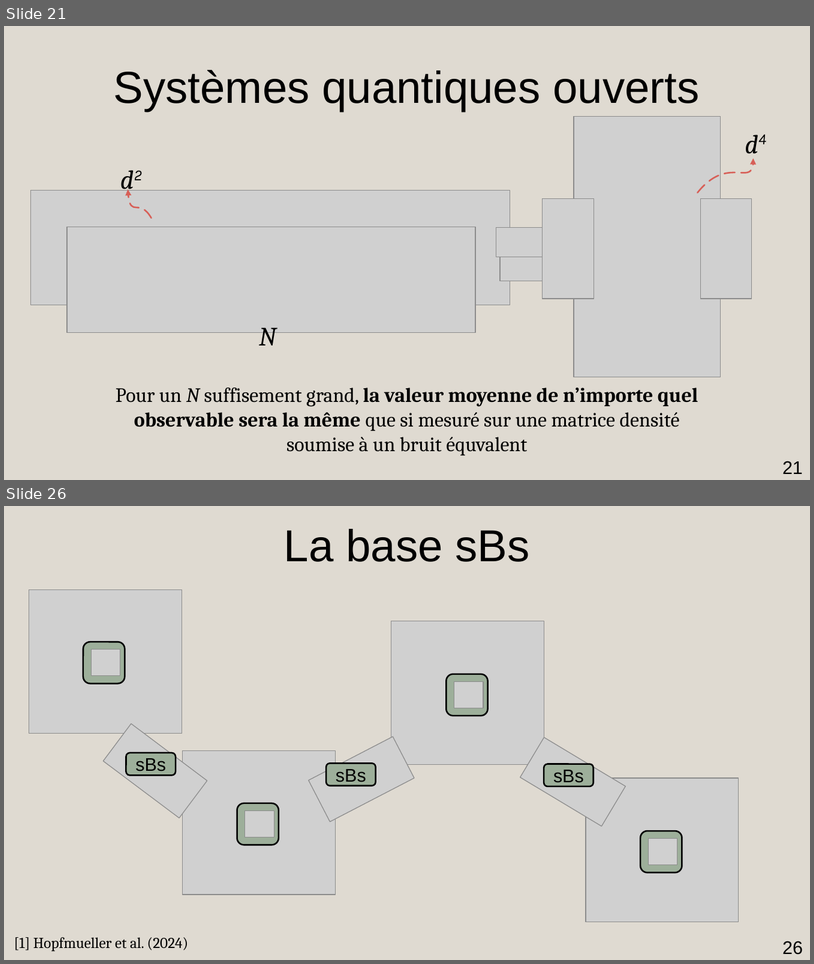
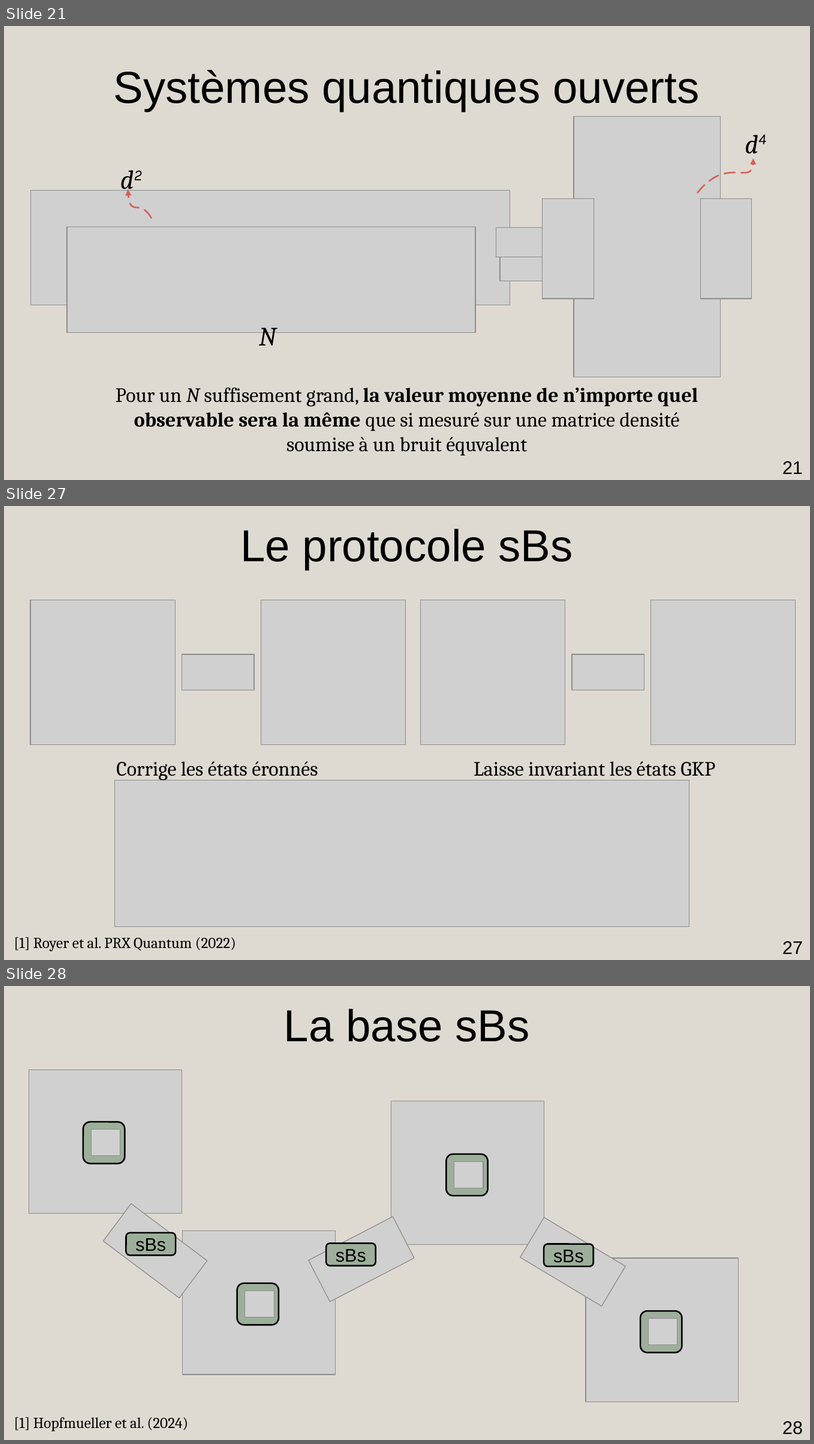
Before and after one commit to AmdaU/presentations, a slide deck: Seminaire/Seminaire.odp. Shown one above the other, each under a label of ours: slides 21 and 26 before the commit, slides 21, 27 and 28 after it; the slides between them are not shown. The pictures are 814x964 and 814x1444 pixels, drawn with LibreOffice and Linux fonts; fonts in the diff are those of the drawing; grey boxes stand for pictures. Boxes give left, top, right and bottom in pixels: in the first picture for what was removed or moved away, otherwise in the second. Text is boxed around its words. In the diff, an @@ line names an element or a change of style, - is before the commit and + after.

```diff
--- a/Seminaire/Seminaire.odp
+++ b/Seminaire/Seminaire.odp
@@ slide 27 added at [4, 506, 810, 960], background #DFDAD1 @@
@@ title added at [240, 529, 573, 570], 44 pt, text #000000 @@
+Le protocole sBs
@@ picture added at [30, 600, 175, 745] @@
@@ picture added at [261, 600, 406, 745] @@
@@ picture added at [421, 600, 566, 745] @@
@@ picture added at [651, 600, 797, 745] @@
@@ picture added at [182, 655, 254, 690] @@
@@ picture added at [573, 655, 645, 690] @@
@@ title added at [116, 761, 318, 780], 20 pt, text #000000 @@
+Corrige les états éronnés
@@ title added at [474, 761, 716, 780], 20 pt, text #000000 @@
+Laisse invariant les états GKP
@@ picture added at [114, 780, 690, 927] @@
@@ text added at [14, 937, 236, 951], 14.9 pt, text #000000 @@
+[1] Royer et al. PRX Quantum (2022)
@@ page number added at [783, 940, 803, 954], 18 pt, text #000000 @@
+27
@@ what was slide 26 is now slide 28 @@
@@ page number at [783, 1420, 803, 1434]: text changed @@
-26
+28
```
Also in this commit, not shown: 1 slide changed, 2 other slides added, 8 other files.
